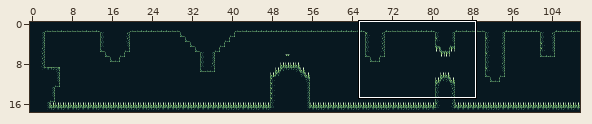
Two states of a Tiled map (JSON), res/level7.tmj. Above, an overview of the earlier version with the close-up marked.
Close-up. The starting point:
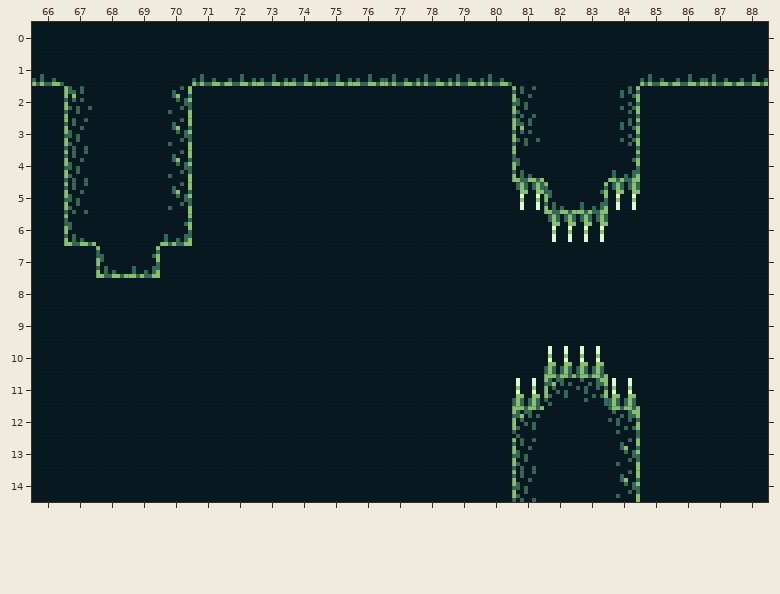
Cells are 8x8 px. Shown: x 66..88, y 0..14.
The same view after the edit:
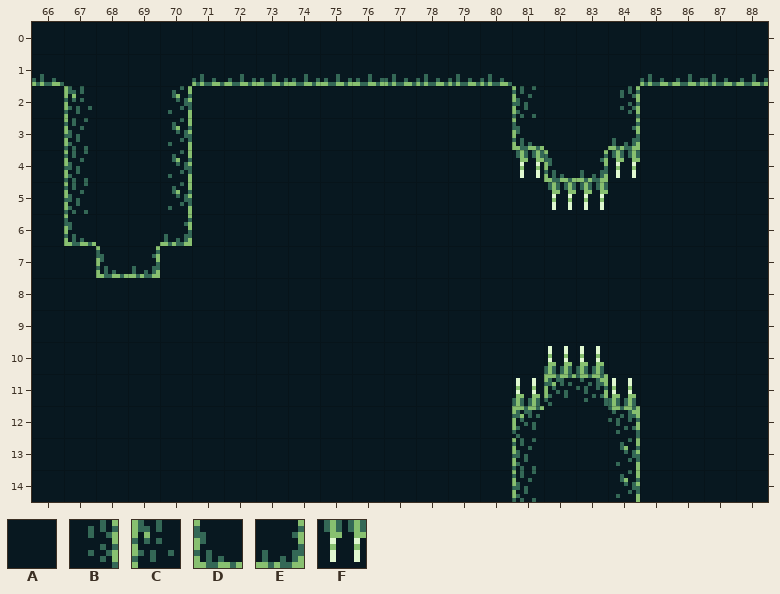
Key: from "caverns": A 0, B 7, C 8, D 10, E 13, F 31.
_ is an empty cell.
The exact change:
{"where": "layer \"tiles\""}
{"y":3,"x":81,"old":"C","new":"D"}
{"y":3,"x":84,"old":"B","new":"E"}
{"y":4,"x":81,"old":"DAAE","new":"FDEF"}
{"y":5,"x":81,"old":"FDEF","new":"AFFA"}
{"y":6,"x":82,"old":"FF","new":"AA"}
{"label":"changed","picture_box":[512,118,640,242]}
